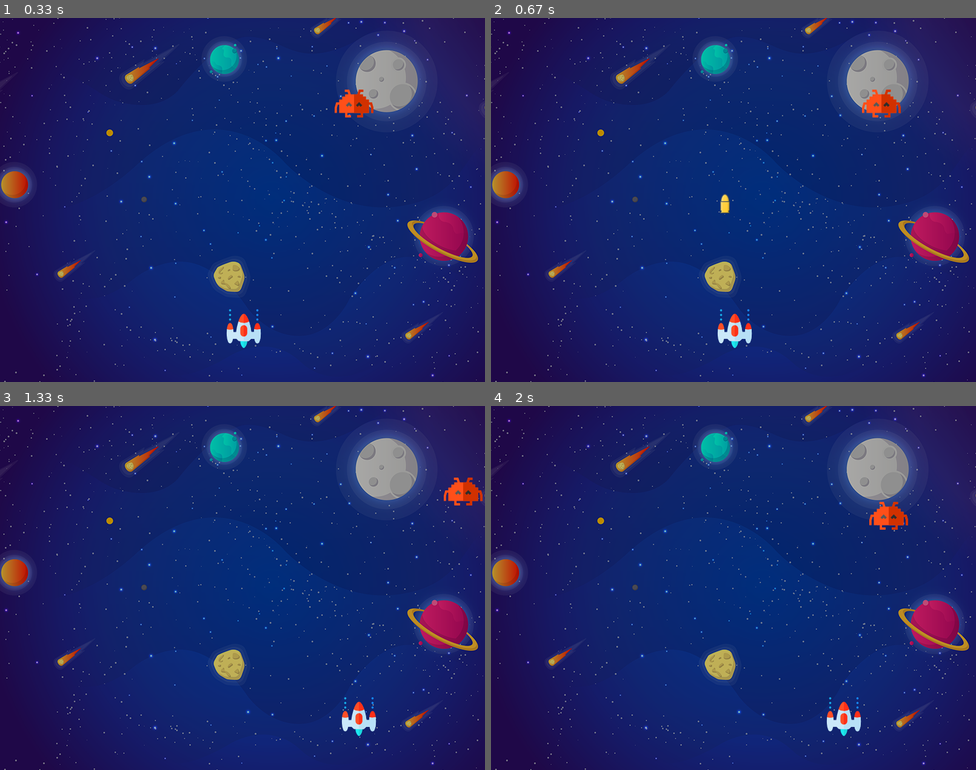
Above: before the commit, frames 1-4 (two rows, left to right).
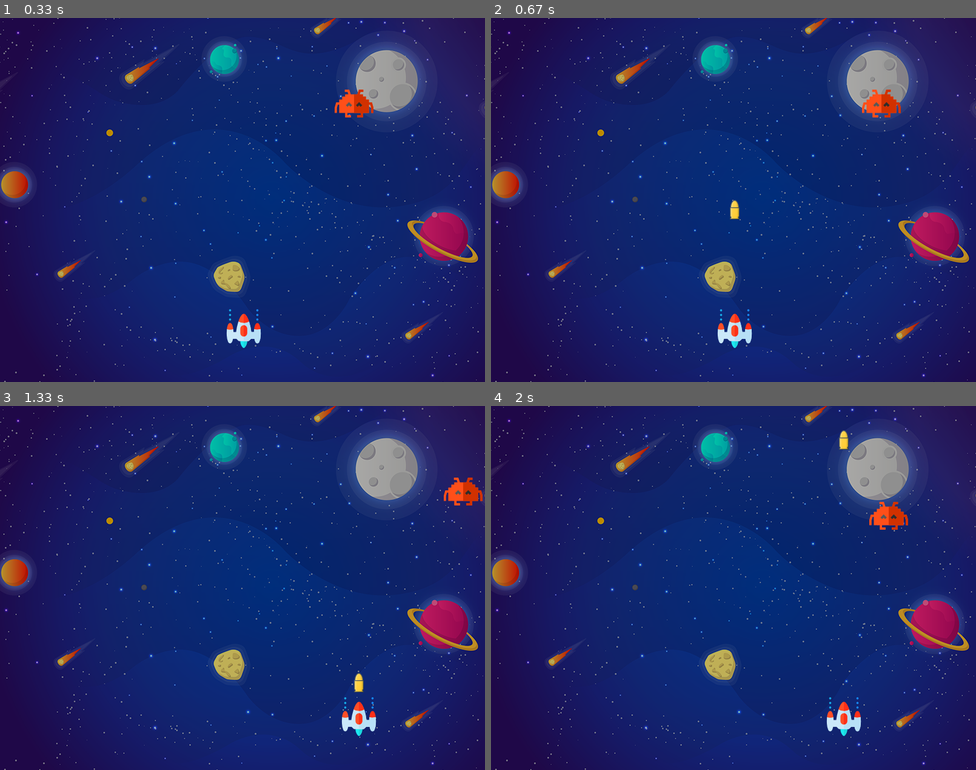
Above: after the commit, the same moments.

Repository: AlkaffAhamed/Space-Invader-PyGame
Game: pygame game, started from main.py
The game is run twice, just before and just after one commit, with the same random seed, the same clock (stepped at 60 frames per second) and the same inputs.
Inputs:
- Up to frame 1 (0.33 s): no input
- Up to frame 2 (0.67 s): tap Space at 0.33 s
- Up to frame 3 (1.33 s): hold Right 0.67-1.13 s; tap Space at 0.73, 1.03, 1.23 s; hold Right from 1.17 s (still down)
- Up to frame 4 (2 s): tap Space at 1.53, 1.73 s; release Right at 1.63 s; hold Left from 1.67 s (still down)

Frame 1 is identical in both runs. In frame 2, 0.2% of the frame differs, in the area x 47-52%, y 48-56%; in frame 3, less than 0.1%; in frame 4, less than 0.1%.

Commit message:
15 Solved problem of only 1 bullet for entire game - Another if condition to check if bulletY < 0    - If bulletY < 0, set bulletY = 480 and bullete_state = "ready"

Diff:
--- a/main.py
+++ b/main.py
@@ -43,7 +43,7 @@
 def fire_bullet(x, y):
     global bullet_state
     bullet_state = "fire"
-    screen.blit(bulletImg, (x, y))
+    screen.blit(bulletImg, (x + 16, y + 10))
 
 
 # Game Loop with Quit event
@@ -92,8 +92,10 @@
         enemyY += enemyY_change
 
     # Bullet movement
-    if bullet_state=="fire":
-        fire_bullet(playerX,bulletY)
+    if bulletY < 0:
+        bulletY, bullet_state = 480, "ready"
+    if bullet_state == "fire":
+        fire_bullet(playerX, bulletY)
         bulletY -= bulletY_change
 
     player(playerX, playerY)
